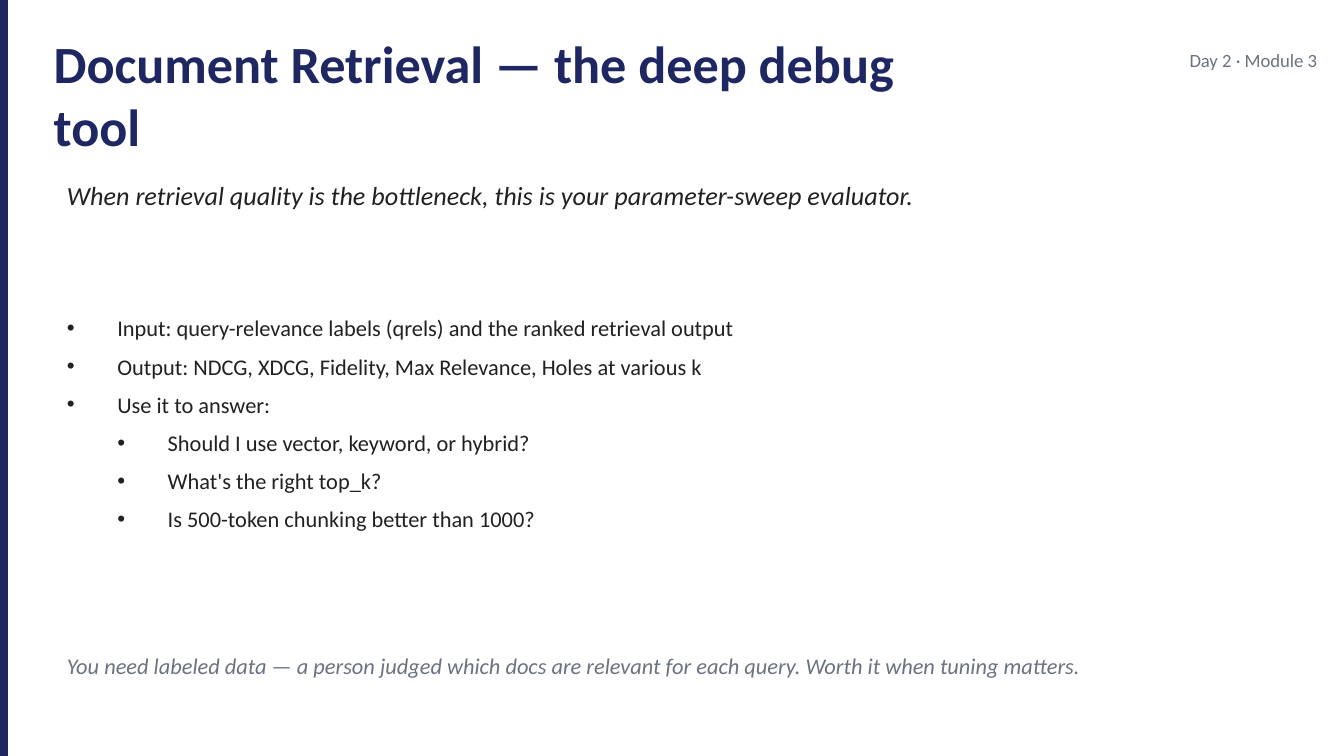
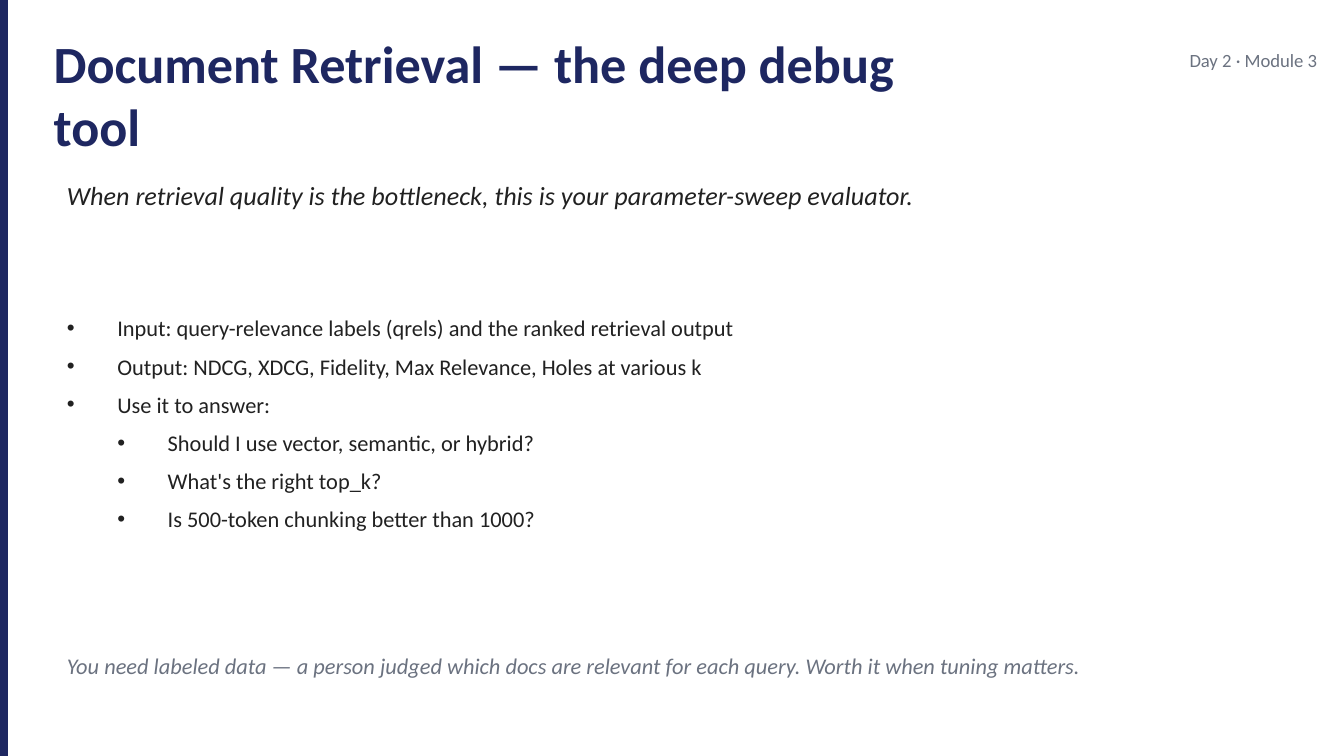
Before and after one commit to JimPiquant/Building-AI-Apps-and-Agents, a slide deck: slide 8 of decks/day2/module-3-eval-retrieval.pptx. Drawn at 1344x756 pixels with LibreOffice and Linux fonts; fonts in the diff are those of the drawing. Boxes give left, top, right and bottom in pixels: in the first picture for what was removed or moved away, otherwise in the second. Text is boxed around its words. In the diff, an @@ line names an element or a change of style, - is before the commit and + after.

```diff
--- a/decks/day2/module-3-eval-retrieval.pptx
+++ b/decks/day2/module-3-eval-retrieval.pptx
@@ text at bbox=[168, 435, 534, 455]: text changed @@
-  • Should I use vector, keyword, or hybrid?
+  • Should I use vector, semantic, or hybrid?
```
Also in this commit, not shown: 2 other slides changed, 8 other files.
